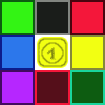
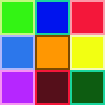
Layered file, before and after one edit (105×105). Changes by layer:
painted on "Top #8" over [35, 35, 70, 70]
painted on "Top #5" over [0, 70, 35, 105]
painted on "Top #4" over [70, 35, 105, 70]
painted on "Top #3" over [0, 35, 35, 70]
painted on "Top #2" over [70, 0, 105, 35]
painted on "Top #1" over [35, 0, 70, 35]
painted on "Top" over [0, 0, 68, 68]
